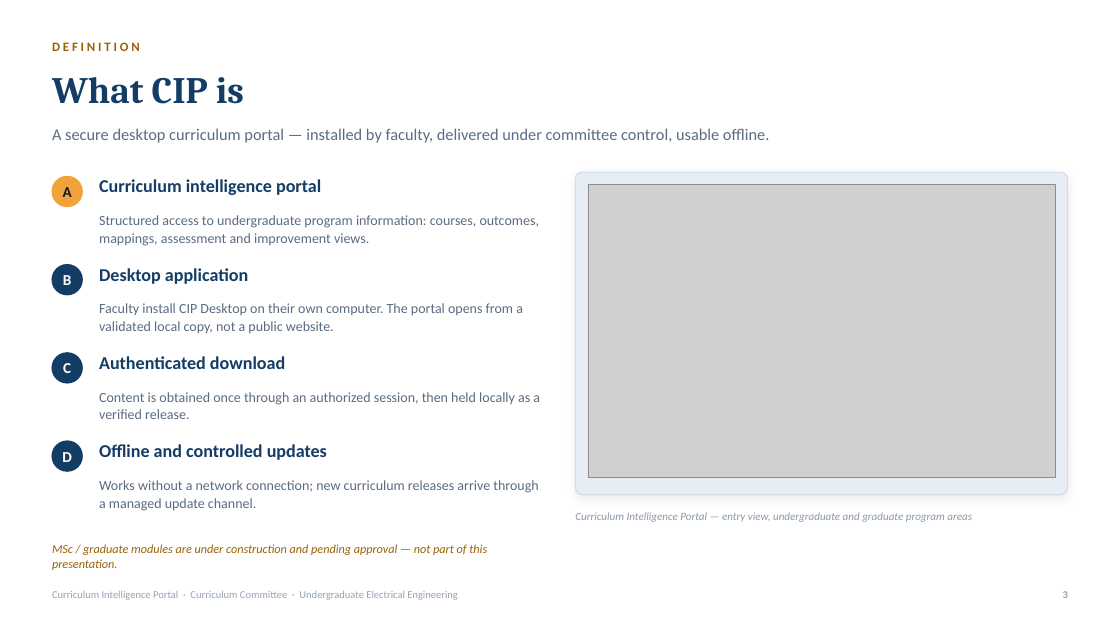
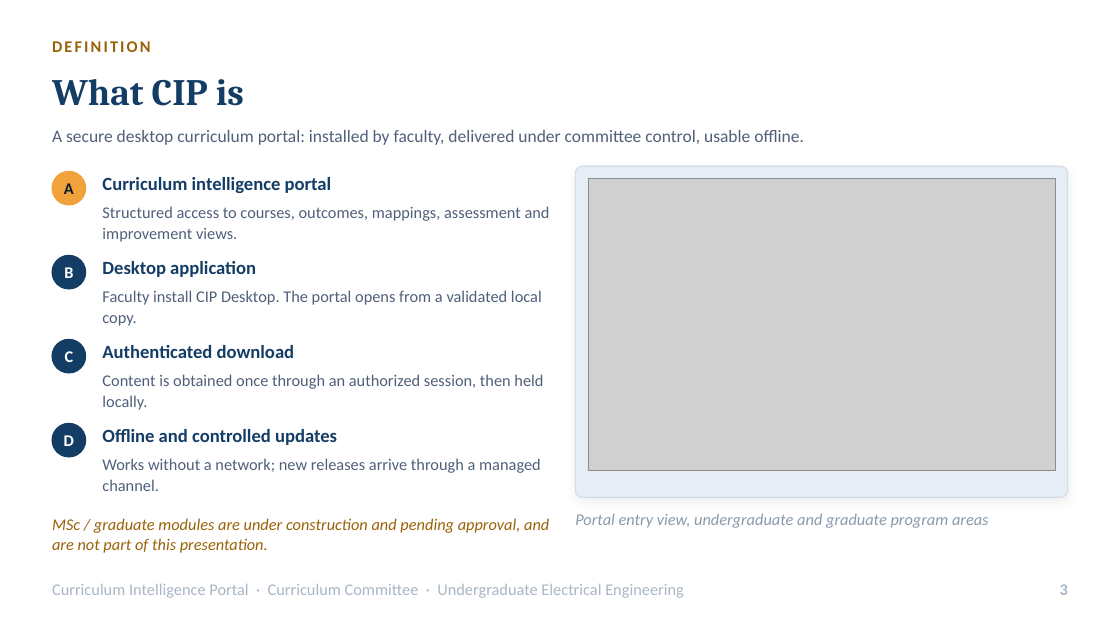
Before and after one commit to WalidDyab/CIP-CME-x86RVios, a slide deck: slide 3 of docs/presentations/department-council-cip/CIP_Department_Council_Presentation.pptx. Drawn at 1120x630 pixels with LibreOffice and Linux fonts; fonts in the diff are those of the drawing; grey boxes stand for pictures. Boxes give left, top, right and bottom in pixels: in the first picture for what was removed or moved away, otherwise in the second. Text is boxed around its words. In the diff, an @@ line names an element or a change of style, - is before the commit and + after.

```diff
--- a/docs/presentations/department-council-cip/CIP_Department_Council_Presentation.pptx
+++ b/docs/presentations/department-council-cip/CIP_Department_Council_Presentation.pptx
@@ text "DEFINITION" at bbox=[52, 41, 151, 52]: size 11 to 14 pt, letter spacing 2.4 to 1.8 pt @@
@@ text at bbox=[52, 130, 804, 145]: text changed; size 14 to 15 pt; text colour #5B6C81 to #50607A @@
-A secure desktop curriculum portal — installed by faculty, delivered under committee control, usable offline.
+A secure desktop curriculum portal: installed by faculty, delivered under committee control, usable offline.
@@ rounded rectangle: place and size @@
-rounded rectangle at bbox=[52, 176, 82, 207]
+rounded rectangle at bbox=[52, 171, 86, 205]
@@ proportions changed in 5 elements at bbox=[52, 171, 86, 205], bbox=[52, 255, 86, 289], bbox=[52, 339, 86, 373], bbox=[52, 423, 86, 457], bbox=[576, 166, 1068, 497] @@
@@ rounded rectangle: place and size @@
-rounded rectangle at bbox=[576, 172, 1068, 495]
+rounded rectangle at bbox=[576, 166, 1068, 497]
@@ picture: place and size @@
-picture at bbox=[588, 185, 1055, 477]
+picture at bbox=[588, 178, 1055, 471]
@@ text at bbox=[102, 206, 550, 242]: text changed; size 12 to 14 pt; text colour #5B6C81 to #50607A @@
-Structured access to undergraduate program information: courses, outcomes, mappings, assessment and improvement views.
+Structured access to courses, outcomes, mappings, assessment and improvement views.
@@ text "B": place and size @@
-text "B" at bbox=[63, 275, 72, 285]
+text "B" at bbox=[64, 267, 73, 278]
@@ rounded rectangle: place and size @@
-rounded rectangle at bbox=[52, 265, 82, 295]
+rounded rectangle at bbox=[52, 255, 86, 289]
@@ text "Desktop application": place and size @@
-text "Desktop application" at bbox=[99, 268, 248, 284]
+text "Desktop application" at bbox=[102, 261, 256, 277]
@@ text at bbox=[102, 290, 542, 326]: text changed; size 12 to 14 pt; text colour #5B6C81 to #50607A @@
-Faculty install CIP Desktop on their own computer. The portal opens from a validated local copy, not a public website.
+Faculty install CIP Desktop. The portal opens from a validated local copy.
@@ text "C": place and size @@
-text "C" at bbox=[63, 363, 71, 373]
+text "C" at bbox=[65, 351, 74, 362]
@@ rounded rectangle: place and size @@
-rounded rectangle at bbox=[52, 353, 82, 383]
+rounded rectangle at bbox=[52, 339, 86, 373]
@@ text "Authenticated download": place and size @@
-text "Authenticated download" at bbox=[99, 356, 285, 369]
+text "Authenticated download" at bbox=[102, 345, 295, 358]
@@ text at bbox=[102, 374, 543, 410]: text changed; size 12 to 14 pt; text colour #5B6C81 to #50607A @@
-Content is obtained once through an authorized session, then held locally as a verified release.
+Content is obtained once through an authorized session, then held locally.
@@ size 13 to 14 pt in 4 elements at bbox=[64, 183, 74, 194], bbox=[64, 267, 73, 278], bbox=[65, 351, 74, 362], bbox=[64, 435, 74, 446] @@
@@ text "D": place and size @@
-text "D" at bbox=[62, 452, 72, 462]
+text "D" at bbox=[64, 435, 74, 446]
@@ rounded rectangle: place and size @@
-rounded rectangle at bbox=[52, 441, 82, 471]
+rounded rectangle at bbox=[52, 423, 86, 457]
@@ size 15.5 to 16 pt in 4 elements at bbox=[102, 177, 332, 193], bbox=[102, 261, 256, 277], bbox=[102, 345, 295, 358], bbox=[102, 429, 337, 445] @@
@@ text "Offline and controlled updates": place and size @@
-text "Offline and controlled updates" at bbox=[99, 444, 327, 460]
+text "Offline and controlled updates" at bbox=[102, 429, 337, 445]
@@ text at bbox=[102, 458, 541, 491]: text changed; size 12 to 14 pt; text colour #5B6C81 to #50607A @@
-Works without a network connection; new curriculum releases arrive through a managed update channel.
+Works without a network; new releases arrive through a managed channel.
@@ text at bbox=[52, 518, 549, 553]: text changed; size 10.5 to 14 pt @@
-MSc / graduate modules are under construction and pending approval — not part of this presentation.
+MSc / graduate modules are under construction and pending approval, and are not part of this presentation.
@@ text at bbox=[575, 513, 989, 528]: text changed; size 9.5 to 14 pt @@
-Curriculum Intelligence Portal — entry view, undergraduate and graduate program areas
+Portal entry view, undergraduate and graduate program areas
@@ text "Curriculum Intelligence Portal · Curriculum ..." at bbox=[52, 584, 684, 598]: size 9 to 14 pt, text colour #93A3B5 to #A9B6C4 @@
@@ text "Curriculum Intelligence Portal · Curriculum ...": place and size @@
-text "Curriculum Intelligence Portal · Curriculum ..." at bbox=[52, 591, 457, 600]
+text "Curriculum Intelligence Portal · Curriculum ..." at bbox=[52, 584, 684, 598]
@@ text "3": place and size @@
-text "3" at bbox=[1063, 591, 1068, 598]
+text "3" at bbox=[1060, 584, 1068, 595]
@@ text "3" at bbox=[1060, 584, 1068, 595]: size 9 to 14 pt, text colour #93A3B5 to #A9B6C4 @@
```
Also in this commit, not shown: 10 other slides changed, 1 slide added, 3 other files.
